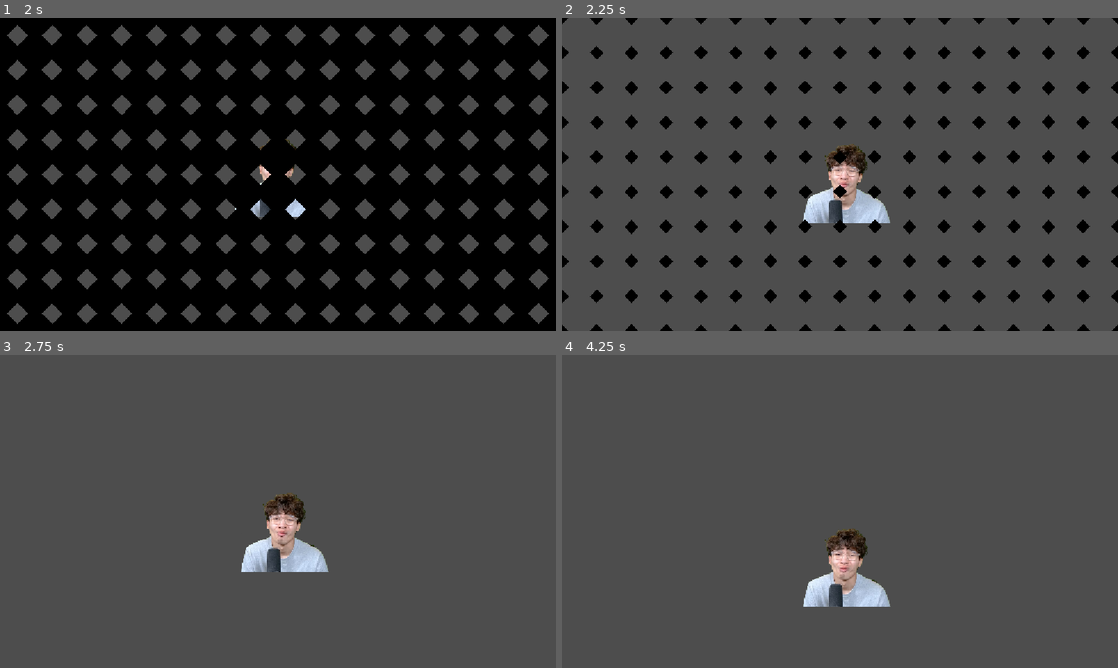
Above: before the commit, frames 1-4 (two rows, left to right).
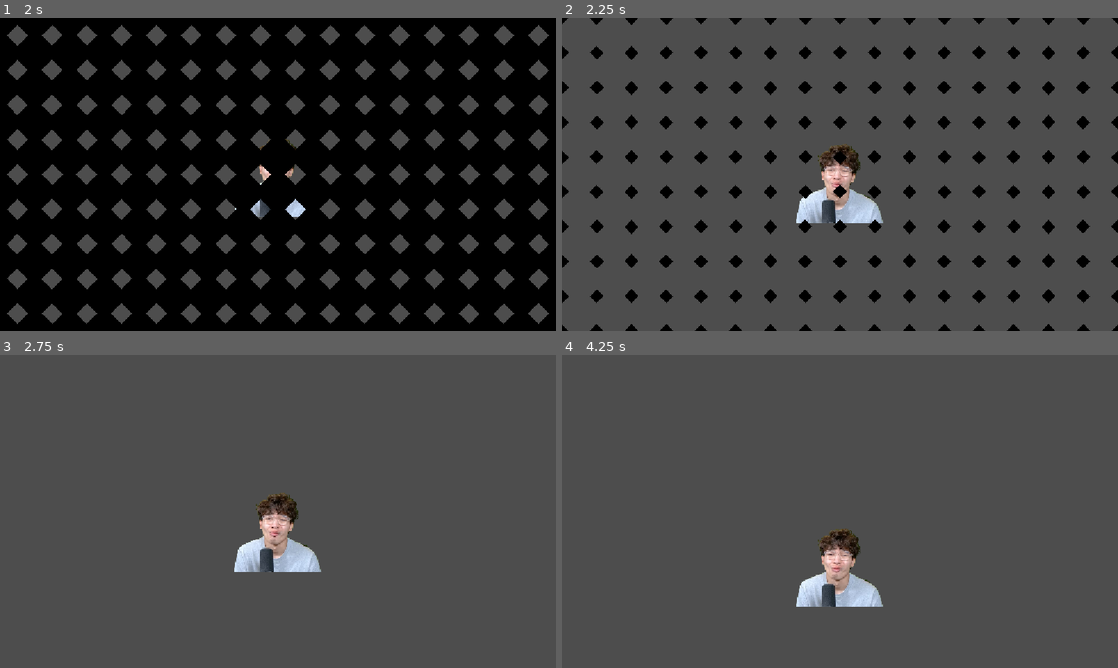
Above: after the commit, the same moments.

Repository: TrueDotBin/ELEVENZTOWN
Game: Godot game, scene res://scenes/ui/splash.tscn
The game is run twice, just before and just after one commit, with the same random seed, the same clock (stepped at 60 frames per second) and the same inputs. Video files are missing from this copy of the repository; at most half a second of black plays in their place. Sound files missing from this copy of the repository are replaced by a short silence.
Inputs (mouse positions are in pixels of both pictures, inside the frame that each line leads up to):
- Up to frame 1 (2 s): tap Enter at 0.5 s; move the mouse to (400, 158) at 0.52 s; hold Space (right, bound only before the commit) 0.53-1.25 s; tap W (jump, bound only after the commit) at 0.77 s; click "play!" at 1.25 s
- Up to frame 2 (2.25 s): move the mouse to (728, 190) at 2.02 s; hold Space (right, bound only before the commit) from 2.03 s (still down)
- Up to frame 3 (2.75 s): keep holding Space (right, bound only before the commit); tap W (jump, bound only after the commit) at 2.27 s
- Up to frame 4 (4.25 s): move the mouse to (895, 442) at 2.77 s; release Space (right, bound only before the commit) at 2.78 s; hold A (left) 2.78-3.53 s; move the mouse to (812, 574) at 3.52 s; hold Space (right, bound only before the commit) from 3.53 s (still down); tap W (jump, bound only after the commit) at 3.77 s

Frame 1 is identical in both runs. In frame 2, 1.5% of the frame differs, in the area x 42-59%, y 40-66%; in frame 3, 1.7%, in the area x 42-60%, y 44-70%; in frame 4, 1.7%.

Commit message:
Fix input map

Diff:
--- a/project.godot
+++ b/project.godot
@@ -47,10 +47,11 @@
 
 jump={
 "deadzone": 0.2,
-"events": [Object(InputEventKey,"resource_local_to_scene":fa …(140 unchanged characters)… d":false,"keycode":0,"physical_keycode":68,"key_label":0,"unicode":100,"location":0,"echo":false,"script":null)
-, Object(InputEventKey,"resource_local_to_scene":false,"reso …(131 unchanged characters)… d":false,"keycode":0,"physical_keycode":4194321,"key_label":0,"unicode":0,"location":0,"echo":false,"script":null)
-, Object(InputEventJoypadButton,"resource_local_to_scene":false,"resource_name":"","device":-1,"button_index":14,"pressure":0.0,"pressed":false,"script":null)
-, Object(InputEventJoypadMotion,"resource_local_to_scene":false,"resource_name":"","device":-1,"axis":0,"axis_value":1.0,"script":null)
+"events": [Object(InputEventKey,"resource_local_to_scene":fa …(140 unchanged characters)… d":false,"keycode":0,"physical_keycode":87,"key_label":0,"unicode":87,"location":0,"echo":false,"script":null)
+, Object(InputEventKey,"resource_local_to_scene":false,"reso …(131 unchanged characters)… d":false,"keycode":0,"physical_keycode":32,"key_label":0,"unicode":32,"location":0,"echo":false,"script":null)
+, Object(InputEventKey,"resource_local_to_scene":false,"resource_name":"","device":-1,"window_id":0,"alt_pressed":false,"shift_pressed":false,"ctrl_pressed":false,"meta_pressed":false,"pressed":false,"keycode":0,"physical_keycode":4194320,"key_label":0,"unicode":0,"location":0,"echo":false,"script":null)
+, Object(InputEventJoypadButton,"resource_local_to_scene":false,"resource_name":"","device":-1,"button_index":11,"pressure":0.0,"pressed":false,"script":null)
+, Object(InputEventJoypadButton,"resource_local_to_scene":false,"resource_name":"","device":-1,"button_index":0,"pressure":0.0,"pressed":false,"script":null)
 ]
 }
 left={
@@ -63,11 +64,10 @@
 }
 right={
 "deadzone": 0.2,
-"events": [Object(InputEventKey,"resource_local_to_scene":fa …(140 unchanged characters)… d":false,"keycode":0,"physical_keycode":32,"key_label":0,"unicode":32,"location":0,"echo":false,"script":null)
-, Object(InputEventKey,"resource_local_to_scene":false,"reso …(137 unchanged characters)… se,"keycode":0,"physical_keycode":4194320,"key_label":0,"unicode":0,"location":0,"echo":false,"script":null)
-, Object(InputEventKey,"resource_local_to_scene":false,"resource_name":"","device":-1,"window_id":0,"alt_pressed":false,"shift_pressed":false,"ctrl_pressed":false,"meta_pressed":false,"pressed":false,"keycode":0,"physical_keycode":87,"key_label":0,"unicode":119,"location":0,"echo":false,"script":null)
-, Object(InputEventJoypadButton,"resource_local_to_scene":false,"resource_name":"","device":-1,"button_index":11,"pressure":0.0,"pressed":false,"script":null)
-, Object(InputEventJoypadButton,"resource_local_to_scene":false,"resource_name":"","device":-1,"button_index":0,"pressure":0.0,"pressed":false,"script":null)
+"events": [Object(InputEventKey,"resource_local_to_scene":fa …(140 unchanged characters)… d":false,"keycode":0,"physical_keycode":68,"key_label":0,"unicode":100,"location":0,"echo":false,"script":null)
+, Object(InputEventKey,"resource_local_to_scene":false,"reso …(137 unchanged characters)… se,"keycode":0,"physical_keycode":4194321,"key_label":0,"unicode":0,"location":0,"echo":false,"script":null)
+, Object(InputEventJoypadButton,"resource_local_to_scene":false,"resource_name":"","device":-1,"button_index":14,"pressure":0.0,"pressed":false,"script":null)
+, Object(InputEventJoypadMotion,"resource_local_to_scene":false,"resource_name":"","device":-1,"axis":0,"axis_value":1.0,"script":null)
 ]
 }
 
